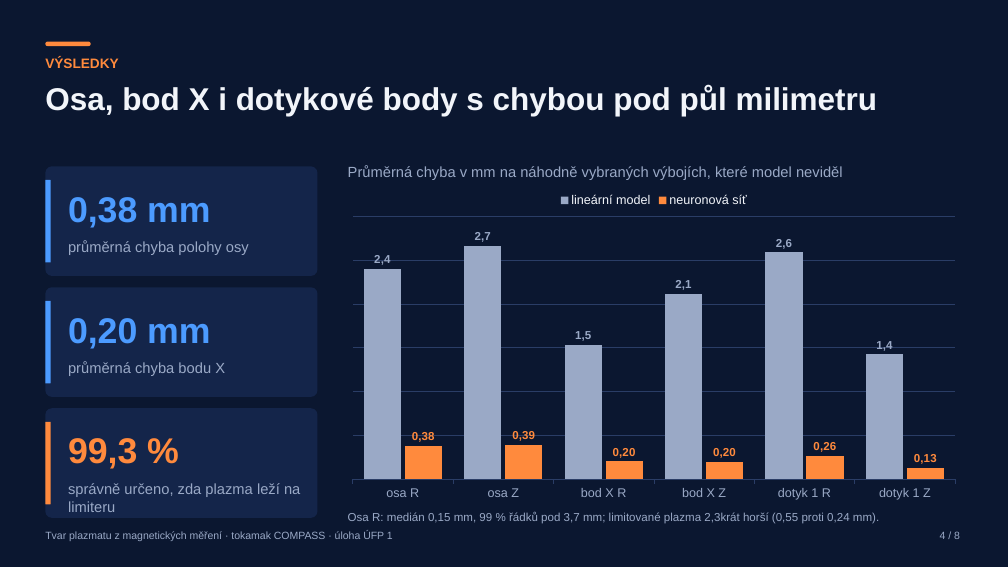
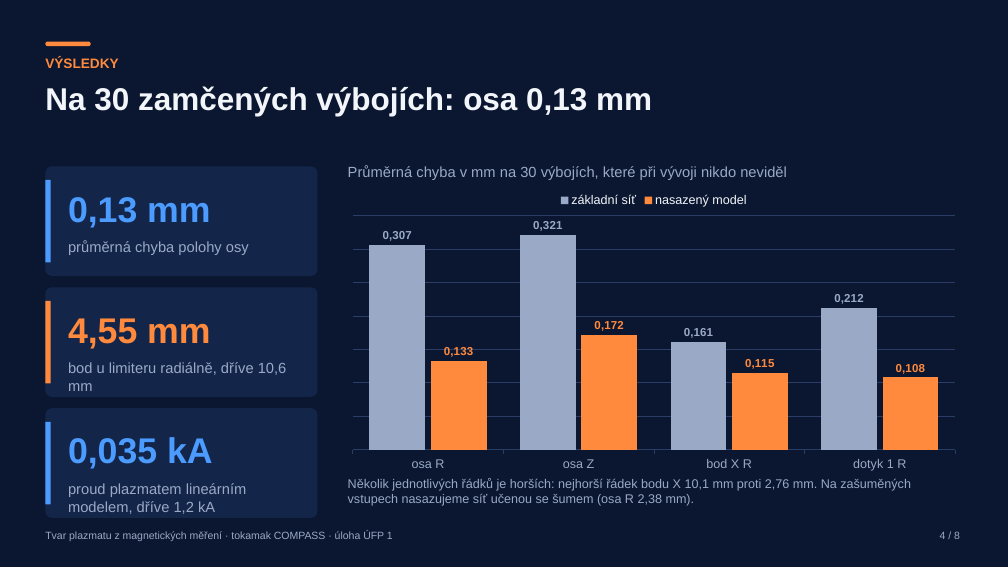
Before and after one commit to mschiller890/hackathon, a slide deck: slide 7 of presentation/deck/slides.pptx (slide 6 before the commit). Drawn at 1008x567 pixels with LibreOffice and Linux fonts; fonts in the diff are those of the drawing. Boxes give left, top, right and bottom in pixels: in the first picture for what was removed or moved away, otherwise in the second. Text is boxed around its words. In the diff, an @@ line names an element or a change of style, - is before the commit and + after.

```diff
--- a/presentation/deck/slides.pptx
+++ b/presentation/deck/slides.pptx
@@ text at bbox=[45, 86, 652, 116]: text changed @@
-Osa, bod X i dotykové body s chybou pod půl milimetru
+Na 30 zamčených výbojích: osa 0,13 mm
@@ text at bbox=[348, 165, 787, 180]: text changed @@
-Průměrná chyba v mm na náhodně vybraných výbojích, které model neviděl
+Průměrná chyba v mm na 30 výbojích, které při vývoji nikdo neviděl
@@ text at bbox=[68, 197, 210, 228]: text changed @@
-0,38 mm
+0,13 mm
@@ column chart at bbox=[340, 185, 968, 476] @@
-categories: osa R, osa Z, bod X R, bod X Z, dotyk 1 R, dotyk 1 Z
+categories: osa R, osa Z, bod X R, dotyk 1 R
-lineární model: 90, 100, 58, 80, 97, 54
+základní síť: 96, 100, 50, 66
@@ data labels of základní síť added @@
-neuronová síť: 14, 15, 8, 7, 10, 5
+nasazený model: 41, 54, 36, 34
@@ data labels of nasazený model added @@
@@ column chart: place and size @@
-column chart at bbox=[340, 185, 968, 507]
+column chart at bbox=[340, 185, 968, 476]
@@ rounded rectangle at bbox=[45, 301, 51, 383]: fill #4C9BFF to #FF8A3D @@
@@ text at bbox=[68, 318, 210, 349]: text changed; text colour #4C9BFF to #FF8A3D @@
-0,20 mm
+4,55 mm
@@ text at bbox=[68, 362, 287, 391]: text changed @@
-průměrná chyba bodu X
+bod u limiteru radiálně, dříve 10,6 mm
@@ rounded rectangle at bbox=[45, 422, 51, 504]: fill #FF8A3D to #4C9BFF @@
@@ text at bbox=[68, 437, 213, 469]: text changed; text colour #FF8A3D to #4C9BFF @@
-99,3 %
+0,035 kA
@@ text at bbox=[348, 478, 911, 506]: text changed; size 11 to 12 pt @@
-Osa R: medián 0,15 mm, 99 % řádků pod 3,7 mm; limitované plazma 2,3krát horší (0,55 proti 0,24 mm).
+Několik jednotlivých řádků je horších: nejhorší řádek bodu X 10,1 mm proti 2,76 mm. Na zašuměných vstupech nasazujeme síť učenou se šumem (osa R 2,38 mm).
@@ text at bbox=[68, 483, 247, 514]: text changed @@
-správně určeno, zda plazma leží na limiteru
+proud plazmatem lineárním modelem, dříve 1,2 kA
```
Also in this commit, not shown: 4 other slides changed, 1 slide added, 1 other file.
